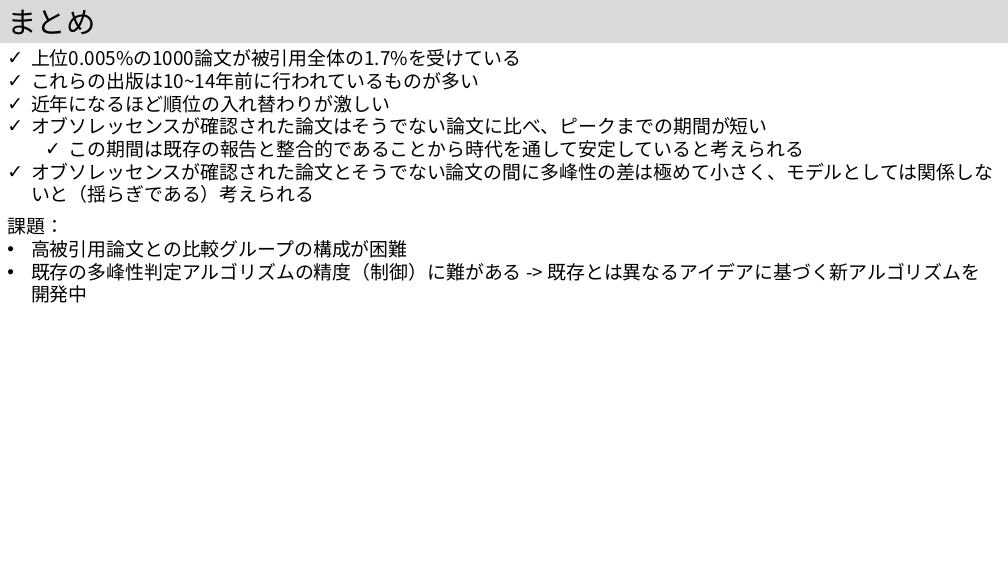
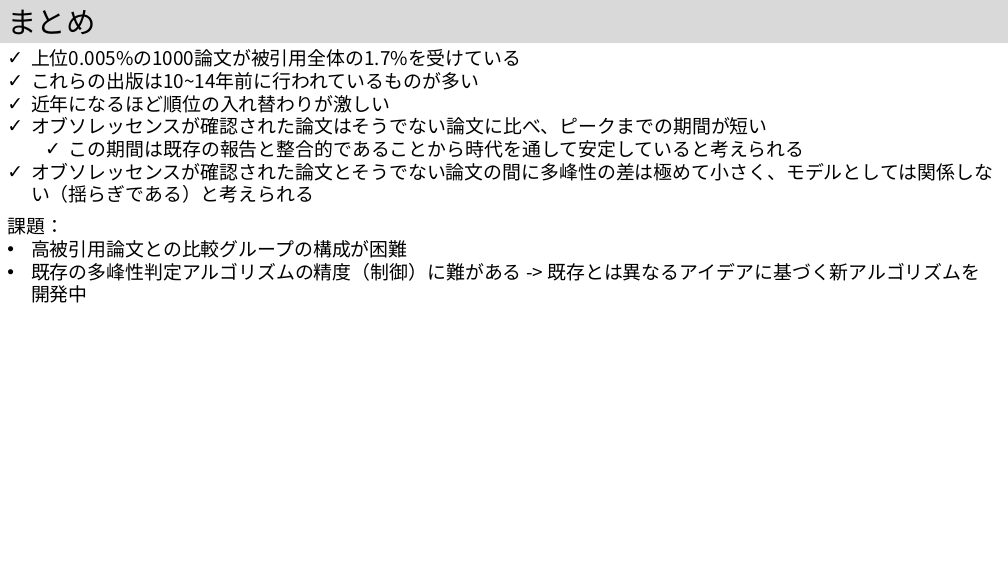
Before and after one commit to kouamano/pubmed-analysis, a slide deck: slide 11 of 202312/MIS41.pptx. Drawn at 1008x567 pixels with LibreOffice and Linux fonts; fonts in the diff are those of the drawing. Boxes give left, top, right and bottom in pixels: in the first picture for what was removed or moved away, otherwise in the second. Text is boxed around its words. In the diff, an @@ line names an element or a change of style, - is before the commit and + after.

Commit message:
rev

```diff
--- a/202312/MIS41.pptx
+++ b/202312/MIS41.pptx
@@ text at (31,163,993,203): text changed @@
-✓ オブソレッセンスが確認された論文とそうでない論文の間に多峰性の差は極めて小さく、モデルとしては関係しないと（揺らぎである）考えられる
+✓ オブソレッセンスが確認された論文とそうでない論文の間に多峰性の差は極めて小さく、モデルとしては関係しない（揺らぎである）と考えられる
```
